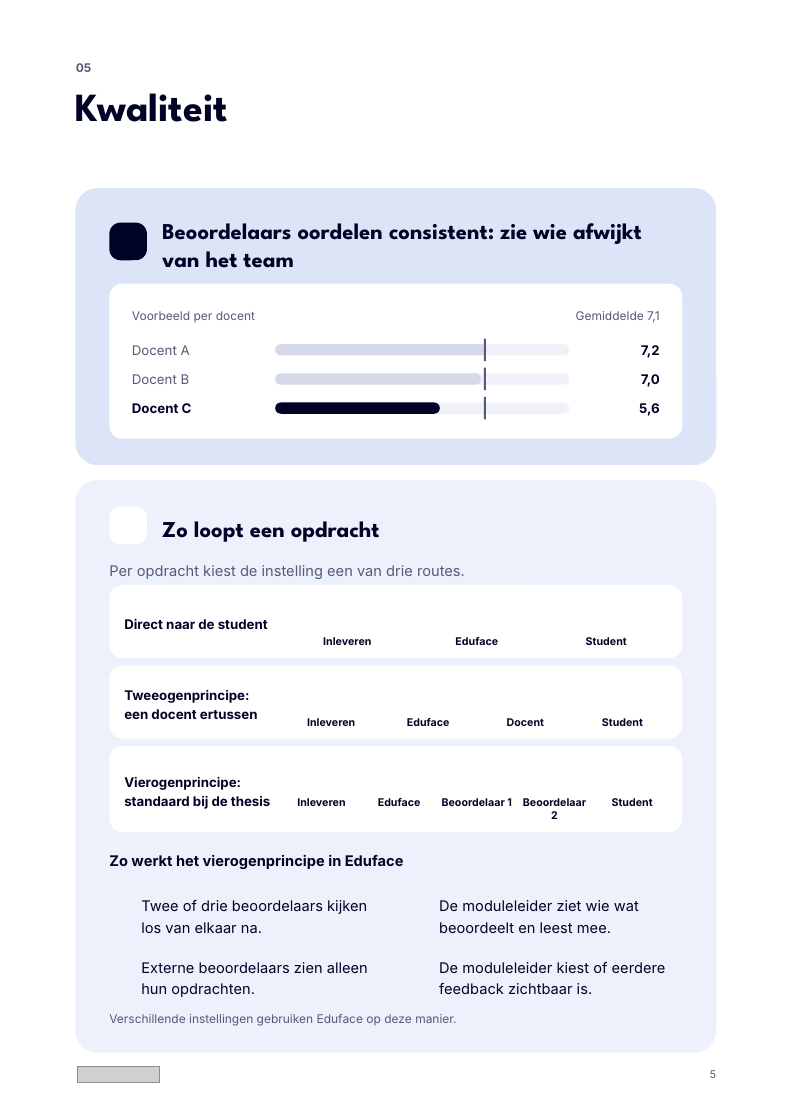
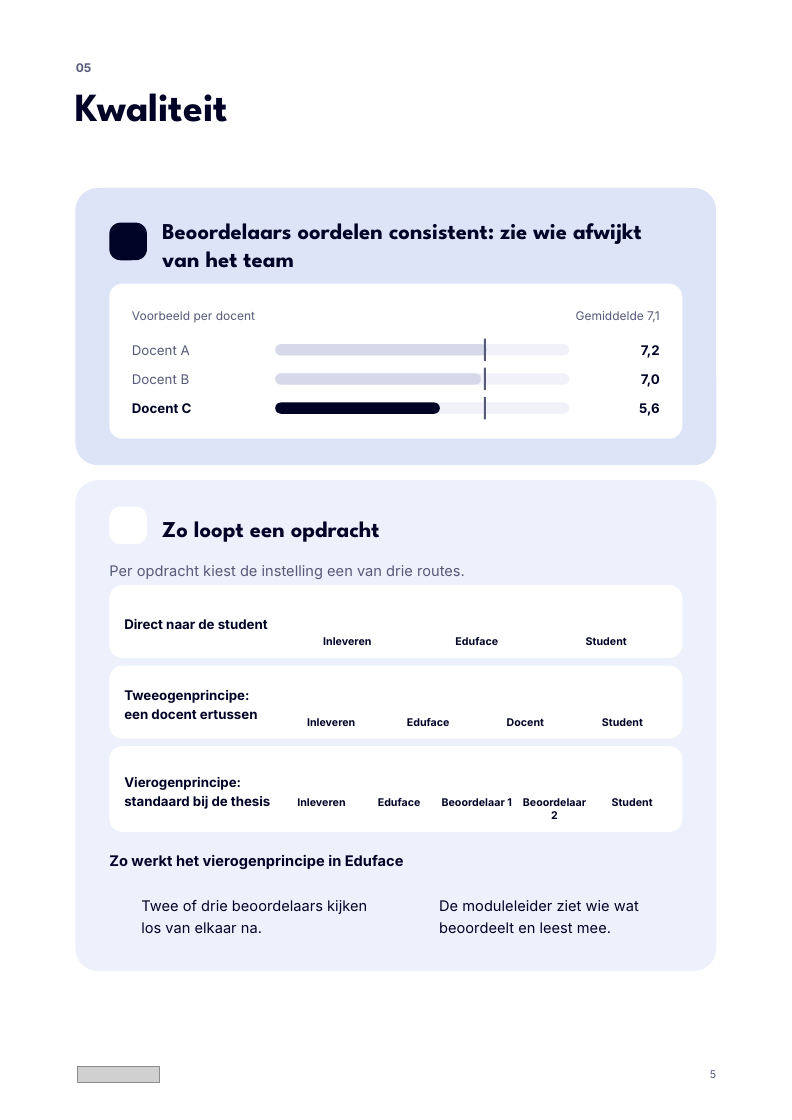
Before and after one commit to Dante-Eduface/Claude, a slide deck: slide 5 of Design/Concepts/academica-voorstel/academica-voorstel-bewerkbaar.pptx. Drawn at 792x1120 pixels with LibreOffice and Linux fonts; fonts in the diff are those of the drawing; grey boxes stand for pictures; background and template pictures are left out. Boxes give left, top, right and bottom in pixels: in the first picture for what was removed or moved away, otherwise in the second. Text is boxed around its words. In the diff, an @@ line names an element or a change of style, - is before the commit and + after.

```diff
--- a/Design/Concepts/academica-voorstel/academica-voorstel-bewerkbaar.pptx
+++ b/Design/Concepts/academica-voorstel/academica-voorstel-bewerkbaar.pptx
@@ rounded rectangle: place and size @@
-rounded rectangle at (76,481,716,1053)
+rounded rectangle at (76,481,716,971)
@@ rounded rectangle at (76,481,716,971): proportions changed @@
@@ text removed at (141,962,368,997) @@
-Externe beoordelaars zien alleen hun opdrachten.
@@ text removed at (439,962,666,994) @@
-De moduleleider kiest of eerdere feedback zichtbaar is.
@@ text removed at (109,1014,456,1026) @@
-Verschillende instellingen gebruiken Eduface op deze manier.
```
Also in this commit, not shown: 1 other slide changed, 19 other files.
